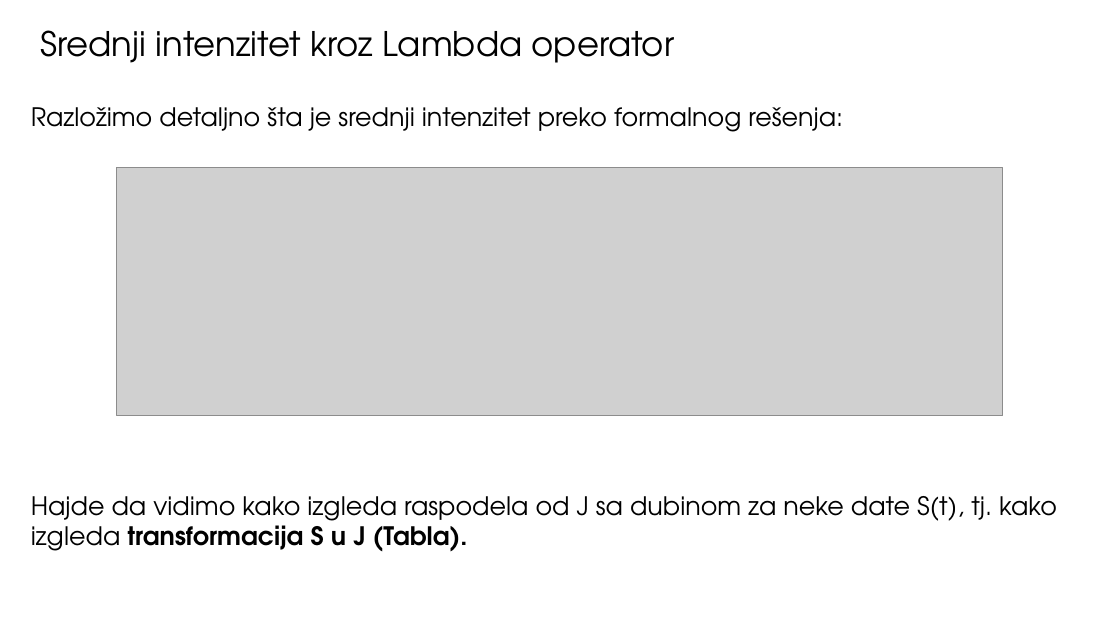
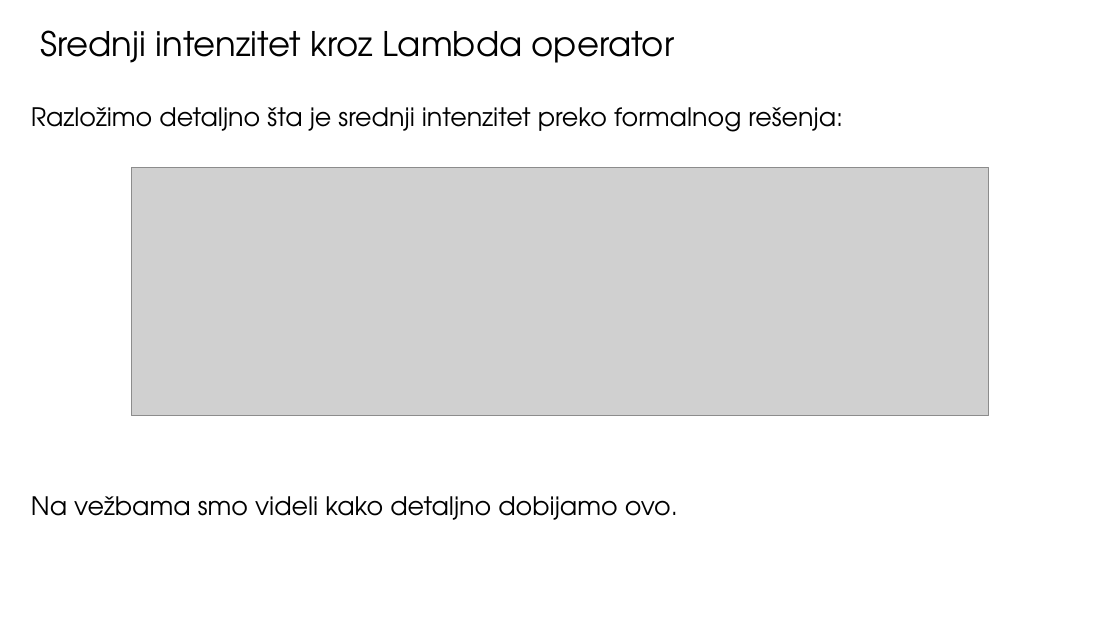
Before and after one commit to ivanzmilic/TZS_matf, a slide deck: slide 27 of Predavanja/Predavanje_05_Atmosfere_u_RZ.pptx. Drawn at 1120x630 pixels with LibreOffice and Linux fonts; fonts in the diff are those of the drawing; grey boxes stand for pictures. Boxes give left, top, right and bottom in pixels: in the first picture for what was removed or moved away, otherwise in the second. Text is boxed around its words. In the diff, an @@ line names an element or a change of style, - is before the commit and + after.

```diff
--- a/Predavanja/Predavanje_05_Atmosfere_u_RZ.pptx
+++ b/Predavanja/Predavanje_05_Atmosfere_u_RZ.pptx
@@ picture: place and size @@
-picture at box(117, 167, 1003, 416)
+picture at box(131, 167, 989, 416)
@@ text at box(31, 496, 678, 520): text changed @@
-Hajde da vidimo kako izgleda raspodela od J sa dubinom za neke date S(t), tj. kako izgleda transformacija S u J (Tabla).
+Na vežbama smo videli kako detaljno dobijamo ovo.
```
Also in this commit, not shown: 23 other slides changed, 2 slides added, 1 slide removed, 5 other files.
